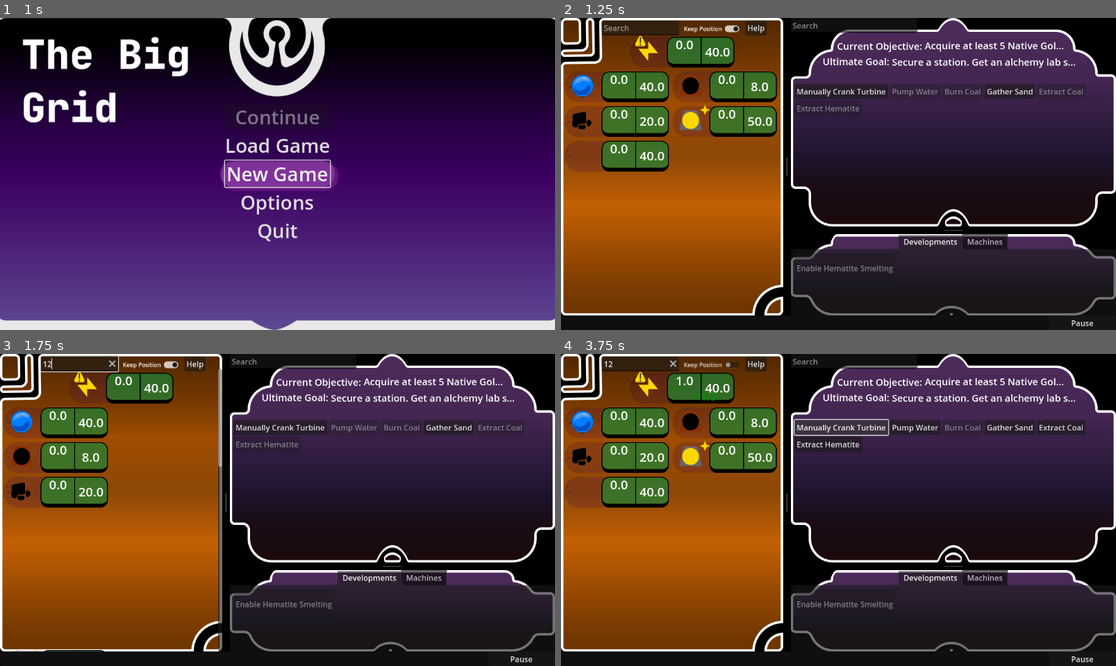
Above: before the commit, frames 1-4 (two rows, left to right).
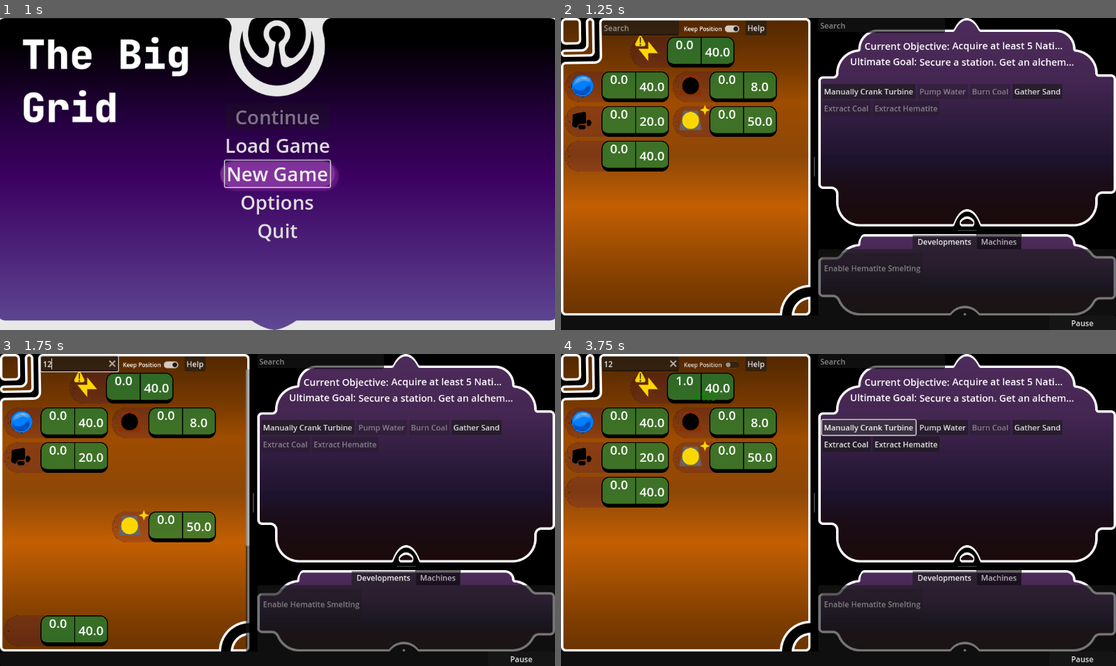
Above: after the commit, the same moments.

Repository: Carth501/The-Big-Grid
Game: Godot game, scene res://scenes/MainMenu.tscn
Two runs of this game, one before a commit and one after it. Both use one fixed random seed, a clock stepped at 60 frames per second and the inputs below. Sound files missing from this copy of the repository are replaced by a short silence.
Inputs (mouse positions are in pixels of both pictures, inside the frame that each line leads up to):
- Up to frame 1 (1 s): click "New Game" at 0.5 s
- Up to frame 2 (1.25 s): no input
- Up to frame 3 (1.75 s): click (77, 363) at 1.27 s; type "12" at 1.35 s
- Up to frame 4 (3.75 s): click "Keep Position" at 2 s; click "[center]0.0[/center]" at 2.75 s; click "Manually Crank Turbine" at 3.5 s

Frame 1 is identical in both runs. In frame 2, 12% of the frame differs, in the area x 34-94%, y 0-96%; in frame 3, 17%, in the area x 0-94%, y 0-96%; in frame 4, 12%.
Error in both runs: Invalid call. Nonexistent function 'to_lower' in base 'Dictionary'. (res://scripts/display/FilterForeman.gd:61)

Commit message:
Add development sound effect

Diff:
--- a/scenes/Game.tscn
+++ b/scenes/Game.tscn
@@ -36,6 +36,7 @@
 [ext_resource type="AudioStream" uid="uid://dfpytqk3l8bgu" path="res://sound/effects/Crafting - The Big Grid.ogg" id="21_p2o5c"]
 [ext_resource type="AudioStream" uid="uid://ka1de74am3ri" path="res://sound/effects/Cutting - The Big Grid.ogg" id="22_2sucg"]
 [ext_resource type="AudioStream" uid="uid://brwsjg35lmntm" path="res://sound/music/_Victor's Paycheck_ The Big Grid, Pirate Software Gamejam 15.ogg" id="22_xm5k0"]
+[ext_resource type="AudioStream" uid="uid://c1thhfqko4fve" path="res://sound/effects/Development - The Big Grid.ogg" id="29_lmw6t"]
 [ext_resource type="PackedScene" uid="uid://chr83yjksir7q" path="res://scenes/OptionsMenu/options_menu.tscn" id="33_ttcp7"]
 [ext_resource type="PackedScene" uid="uid://brv0nvrfcfotn" path="res://scenes/tutorial_pop_up.tscn" id="37_anvfk"]
 
@@ -69,7 +70,7 @@
 theme_override_constants/autohide = 0
 split_offset = 600
 script = ExtResource("2_1k5o2")
-split = 0.4
+split = 0.45
 
 [node name="SupplyBackground" type="NinePatchRect" parent="Display/MiddleSplit" node_paths=PackedStringArray("header", "body")]
 clip_contents = true
@@ -465,6 +466,12 @@
 bus = &"Effects"
 script = ExtResource("18_m7ho0")
 id = "cutting"
+
+[node name="Development" type="AudioStreamPlayer" parent="Display/SoundEffects"]
+stream = ExtResource("29_lmw6t")
+bus = &"Effects"
+script = ExtResource("18_m7ho0")
+id = "development"
 
 [node name="Logic" type="Node" parent="."]
 
--- a/scripts/display/DevButton.gd
+++ b/scripts/display/DevButton.gd
@@ -43,6 +43,7 @@
 func trigger():
 	if(!complete):
 		attempt.emit(id)
+		play_sound()
 
 func set_hover():
 	if(!complete):
@@ -64,3 +65,10 @@
 func reveal():
 	if(!complete):
 		visible = true
+
+func play_sound():
+	var directory = AudioEffectControllerSingle.directory
+	if(directory.has("development")):
+		directory["development"].play()
+	else:
+		push_warning("directory does not have development sound.")
--- a/scripts/display/SupplyCollectionDisplay.gd
+++ b/scripts/display/SupplyCollectionDisplay.gd
@@ -13,7 +13,6 @@
 	var supply_data = SupplyDefsSingle.data[id]
 	if(supply_data.has("default_index")):
 		if(supply_data.default_index + 1 < get_child_count()):
-			print(str("Placing ", id, " at index ", supply_data.default_index + 1))
 			move_child(new_supply_display, supply_data.default_index + 1)
 
 func filter(new_filter : Dictionary):
Not shown: 1 places in scenes/Game.tscn that only renumber resources
Not shown, added: sound/effects/Development - The Big Grid.ogg.import
Not shown, added: sound/effects/Development - The Big Grid.ogg
